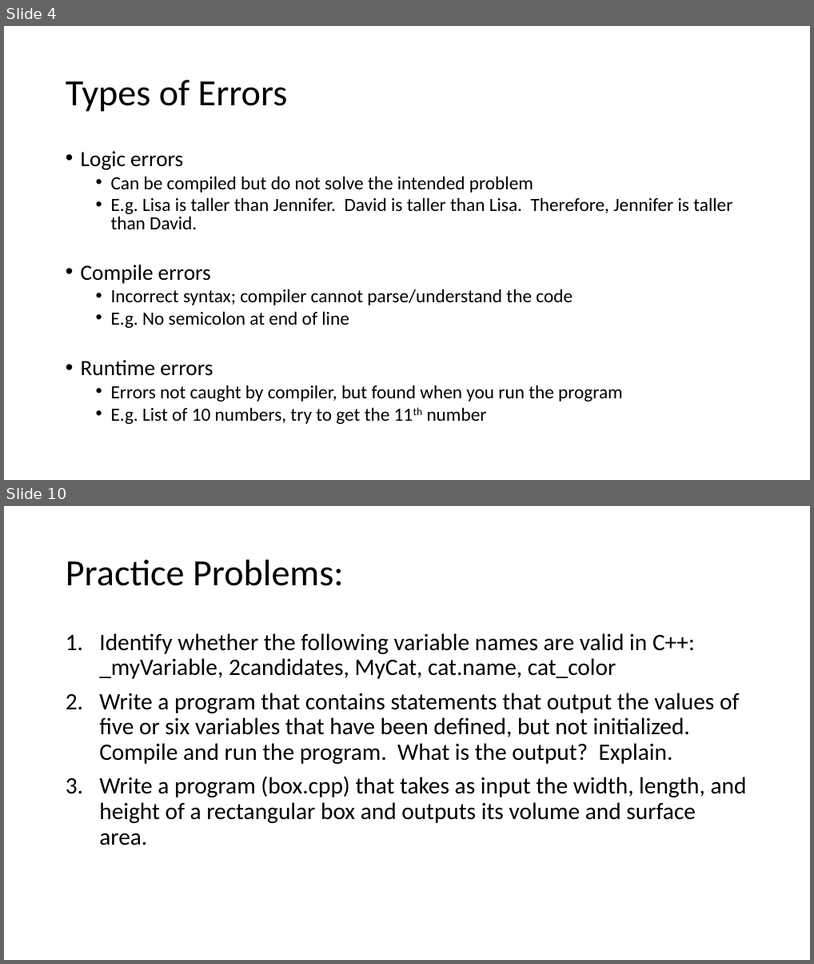
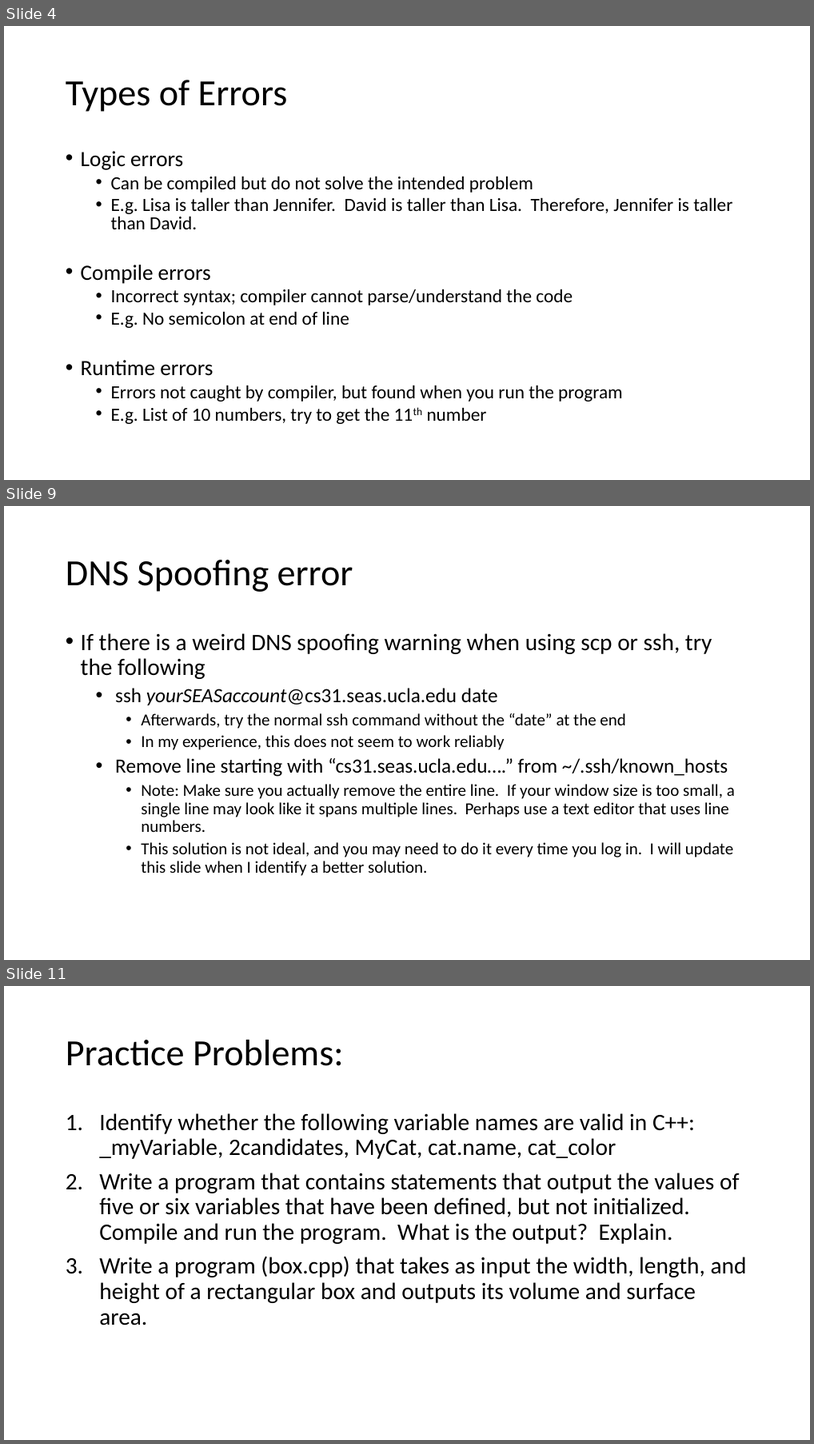
Before and after one commit to jzou1115/CS31_code, a slide deck: week1/week1_JZ.pptx. Shown one above the other, each under a label of ours: slides 4 and 10 before the commit, slides 4, 9 and 11 after it; the slides between them are not shown. The pictures are 814x964 and 814x1444 pixels, drawn with LibreOffice and Linux fonts; fonts in the diff are those of the drawing. Boxes give left, top, right and bottom in pixels: in the first picture for what was removed or moved away, otherwise in the second. Text is boxed around its words. In the diff, an @@ line names an element or a change of style, - is before the commit and + after.

Commit message:
updated slides to include issues that came up in discussion: spoofing, doubles not floats, remote desktop

```diff
--- a/week1/week1_JZ.pptx
+++ b/week1/week1_JZ.pptx
@@ slide 9 added at box(4, 506, 810, 960), background #FFFFFF @@
@@ title added at box(66, 560, 354, 592), 44 pt, text #000000 @@
+DNS Spoofing error
@@ text added at box(81, 633, 735, 876), 20 pt, text #000000 @@
+• If there is a weird DNS spoofing warning when using scp or ssh, try the following
+  • ssh yourSEASaccount@cs31.seas.ucla.edu date
+    • Afterwards, try the normal ssh command without the “date” at the end
+    • In my experience, this does not seem to work reliably
+  • Remove line starting with “cs31.seas.ucla.edu….” from ~/.ssh/known_hosts
+    • Note: Make sure you actually remove the entire line. If your window size is too small, a single line may look like it spans multiple lines. Perhaps use a text editor that uses line numbers.
+    • This solution is not ideal, and you may need to do it every time you log in. I will update this slide when I identify a better solution.
@@ what was slide 10 is now slide 11 @@
```
Also in this commit, not shown: 6 slides changed, 1 slide removed, 11 other files.
